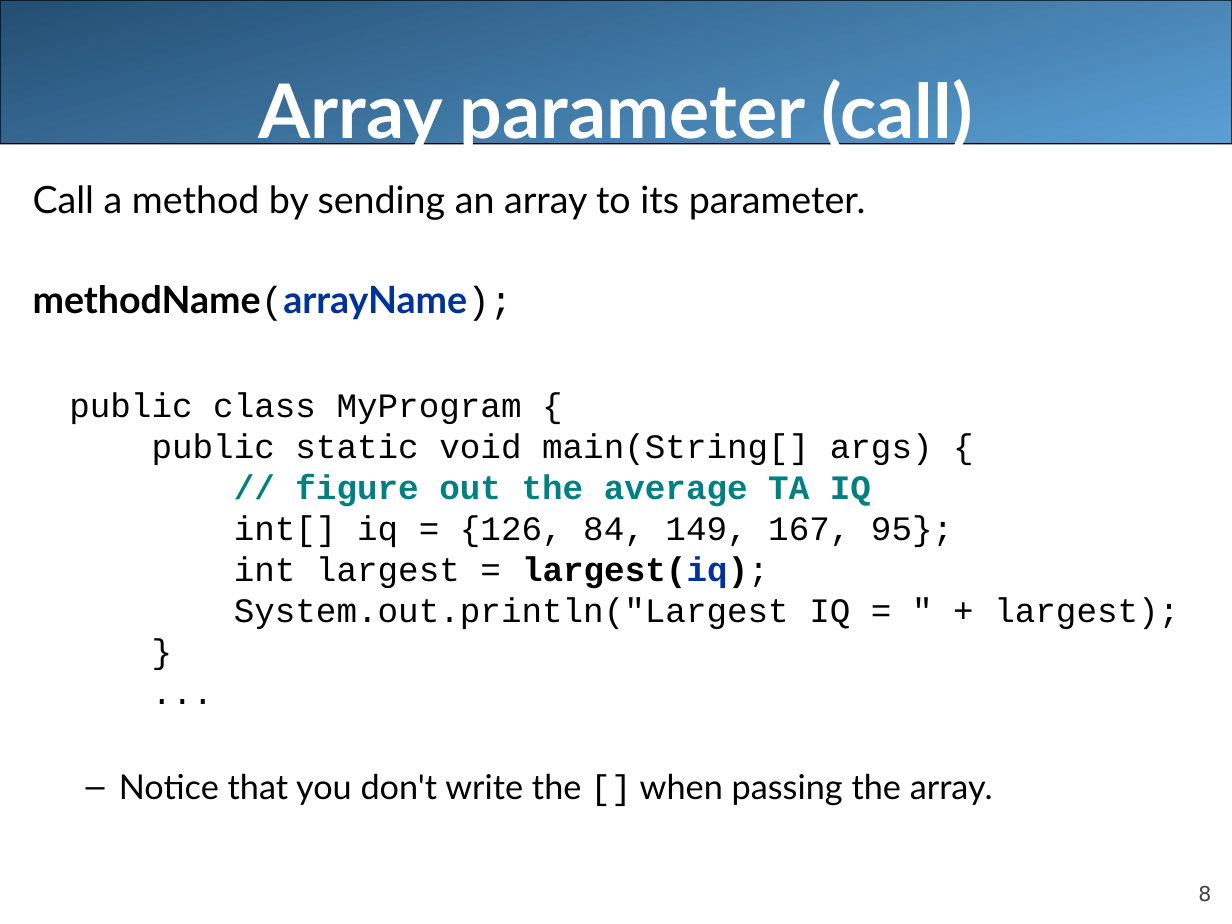
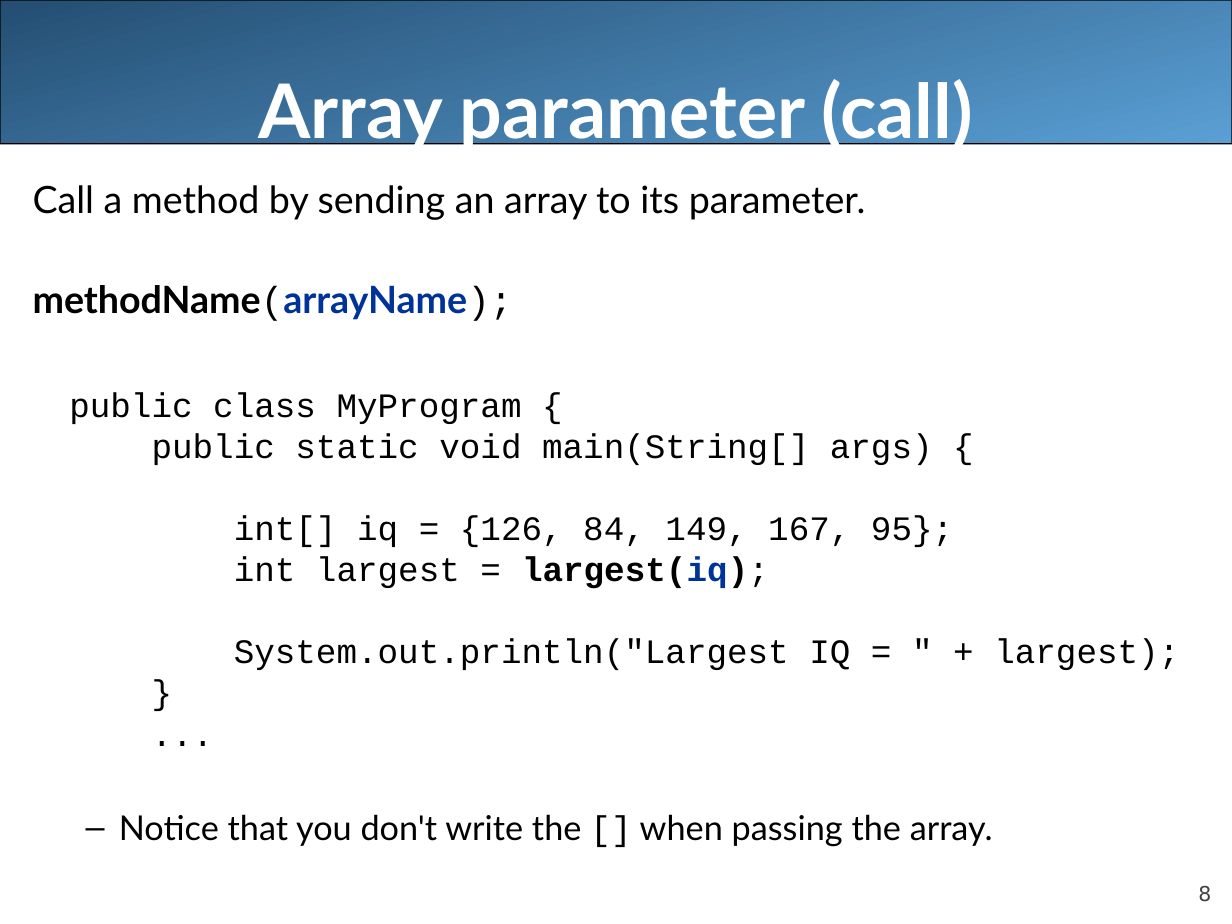
Before and after one commit to LongBaoNguyen/longbaonguyen.github.io, a slide deck: slide 8 of courses/apcsa/lecture17.ppt. Drawn at 1232x924 pixels with LibreOffice and Linux fonts; fonts in the diff are those of the drawing. Boxes give left, top, right and bottom in pixels: in the first picture for what was removed or moved away, otherwise in the second. Text is boxed around its words. In the diff, an @@ line names an element or a change of style, - is before the commit and + after.

```diff
--- a/courses/apcsa/lecture17.ppt
+++ b/courses/apcsa/lecture17.ppt
@@ text at <box>295,474,871,507</box>: paragraph removed @@
-// figure out the average TA IQ
```
Also in this commit, not shown: 6 other slides changed, 6 other files.
